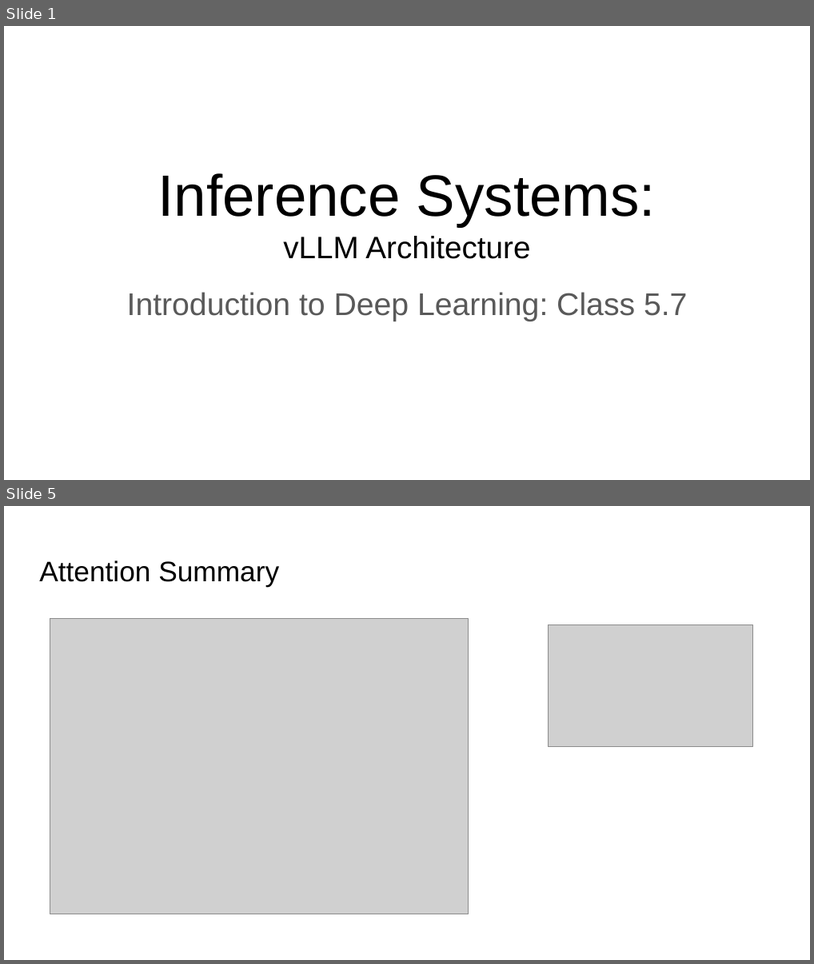
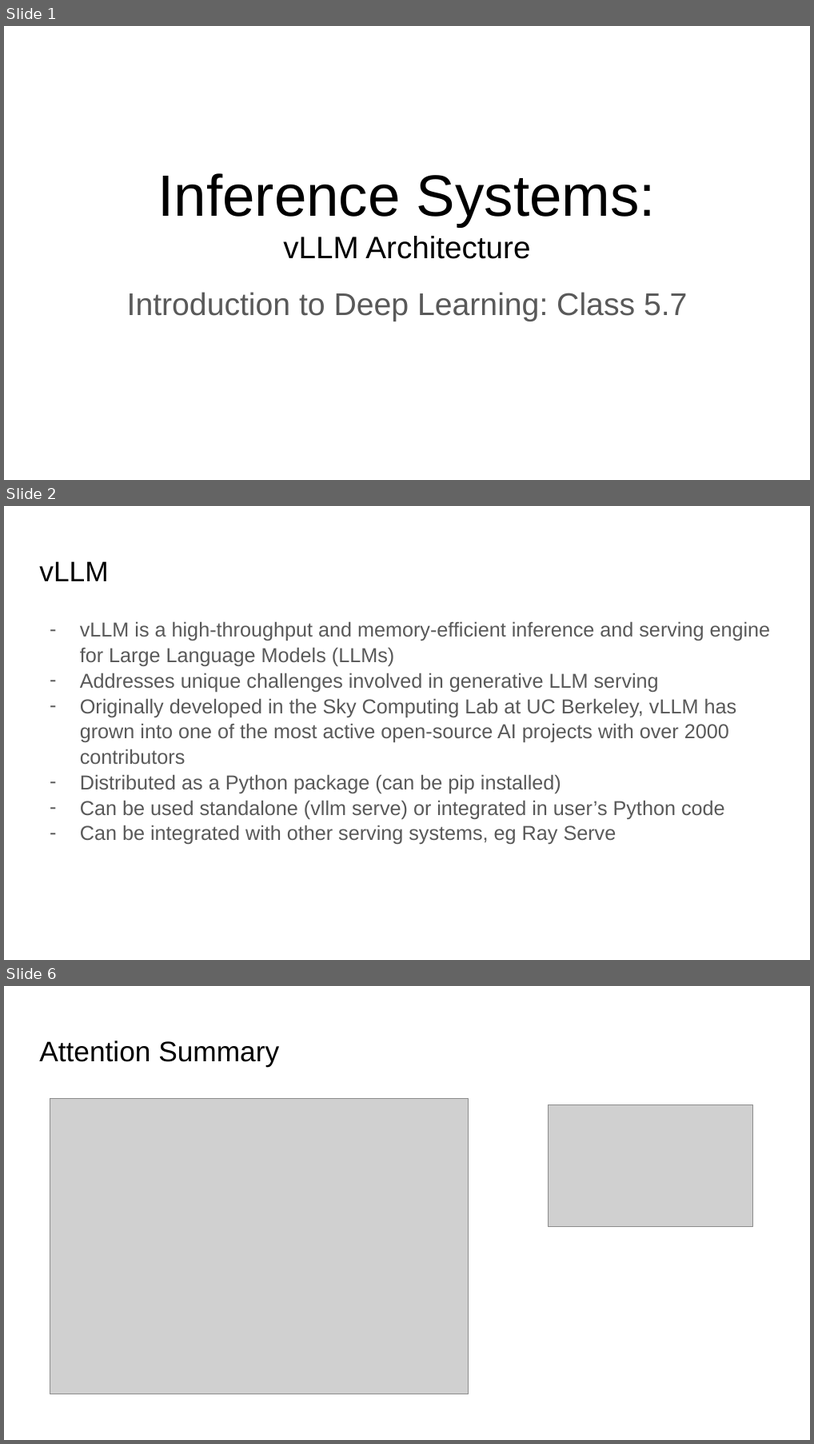
Before and after one commit to ankur6ue/deep-learning-course, a slide deck: Module 8/class_8.1/vllm architecture.pptx. Shown one above the other, each under a label of ours: slides 1 and 5 before the commit, slides 1, 2 and 6 after it; the slides between them are not shown. The pictures are 814x964 and 814x1444 pixels, drawn with LibreOffice and Linux fonts; fonts in the diff are those of the drawing; grey boxes stand for pictures. Boxes give left, top, right and bottom in pixels: in the first picture for what was removed or moved away, otherwise in the second. Text is boxed around its words. In the diff, an @@ line names an element or a change of style, - is before the commit and + after.

```diff
--- a/Module 8/class_8.1/vllm architecture.pptx
+++ b/Module 8/class_8.1/vllm architecture.pptx
@@ slide 2 added at (x1=4, y1=506, x2=810, y2=960), background #FFFFFF @@
@@ title added at (x1=39, y1=561, x2=108, y2=581), 25.2 pt, text #000000 @@
+vLLM
@@ text added at (x1=80, y1=621, x2=771, y2=844), 18 pt, text #595959 @@
+– vLLM is a high-throughput and memory-efficient inference and serving engine for Large Language Models (LLMs)
+– Addresses unique challenges involved in generative LLM serving
+– Originally developed in the Sky Computing Lab at UC Berkeley, vLLM has grown into one of the most active open-source AI projects with over 2000 contributors
+– Distributed as a Python package (can be pip installed)
+– Can be used standalone (vllm serve) or integrated in user’s Python code
+– Can be integrated with other serving systems, eg Ray Serve
@@ what was slide 5 is now slide 6 @@
```
Also in this commit, not shown: 6 slides changed, 1 other slide added, 1 slide removed.
